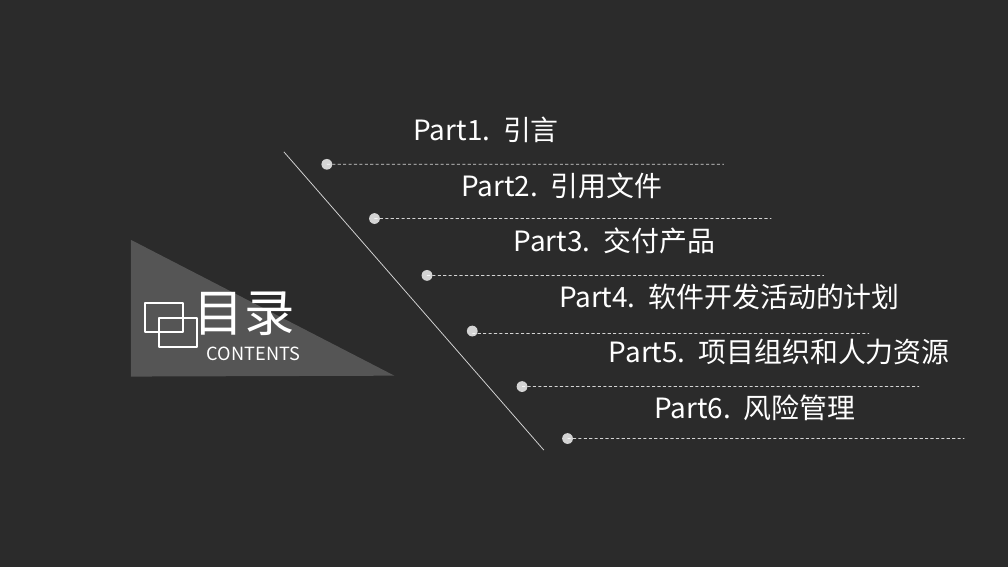
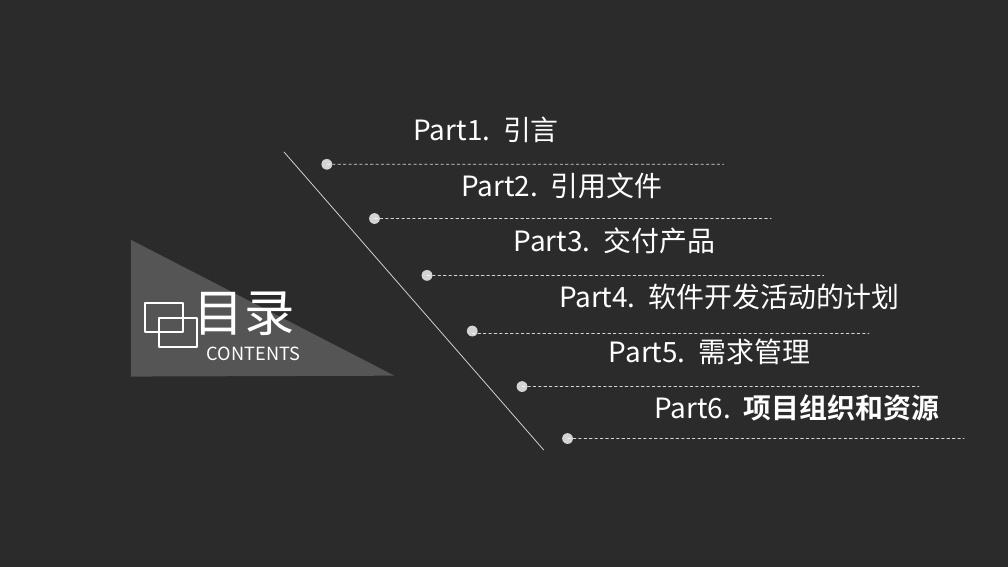
Before and after one commit to tmaczjj/2017work, a slide deck: slide 2 of week5/ppt文档/[prd-03,31501311]项目计划ppt.pptx. Drawn at 1008x567 pixels with LibreOffice and Linux fonts; fonts in the diff are those of the drawing; background and template pictures are left out; a plain dark background stands for a picture behind light text. Boxes give left, top, right and bottom in pixels: in the first picture for what was removed or moved away, otherwise in the second. Text is boxed around its words. In the diff, an @@ line names an element or a change of style, - is before the commit and + after.

```diff
--- a/week5/ppt文档/[prd-03,31501311]项目计划ppt.pptx
+++ b/week5/ppt文档/[prd-03,31501311]项目计划ppt.pptx
@@ text at (x1=609, y1=338, x2=810, y2=365): text changed @@
-Part5. 项目组织和人力资源
+Part5. 需求管理
@@ text at (x1=654, y1=394, x2=940, y2=421): text changed; font Noto Sans CJK JP to Noto Sans CJK SC; bold on @@
-Part6. 风险管理
+Part6. 项目组织和资源
```
Also in this commit, not shown: 4 other slides changed, 3 slides added, 3 slides removed, 6 other files.
